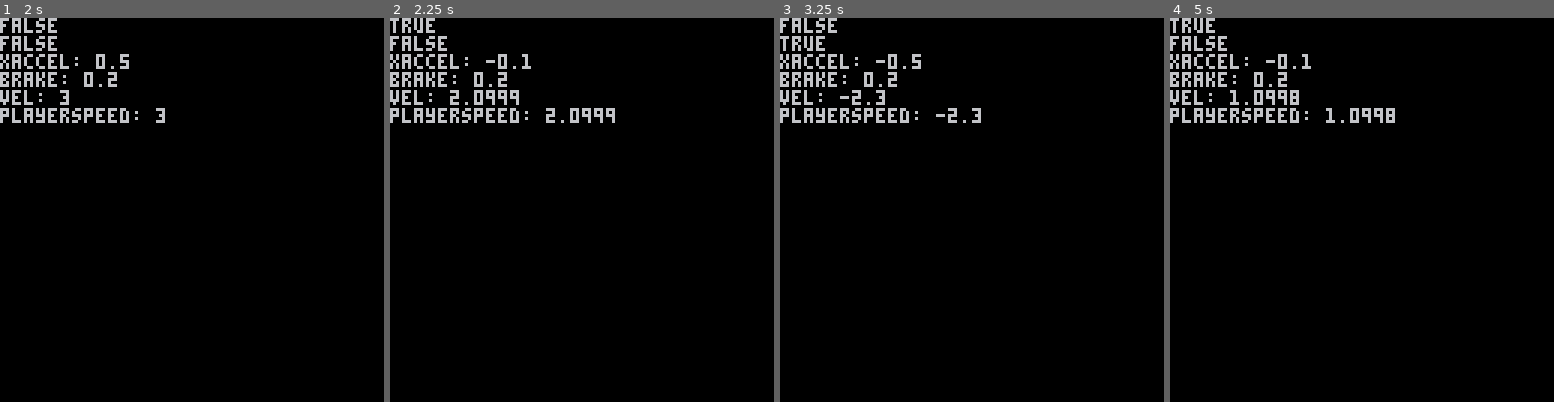
Above: before the commit, frames 1-4 (left to right).
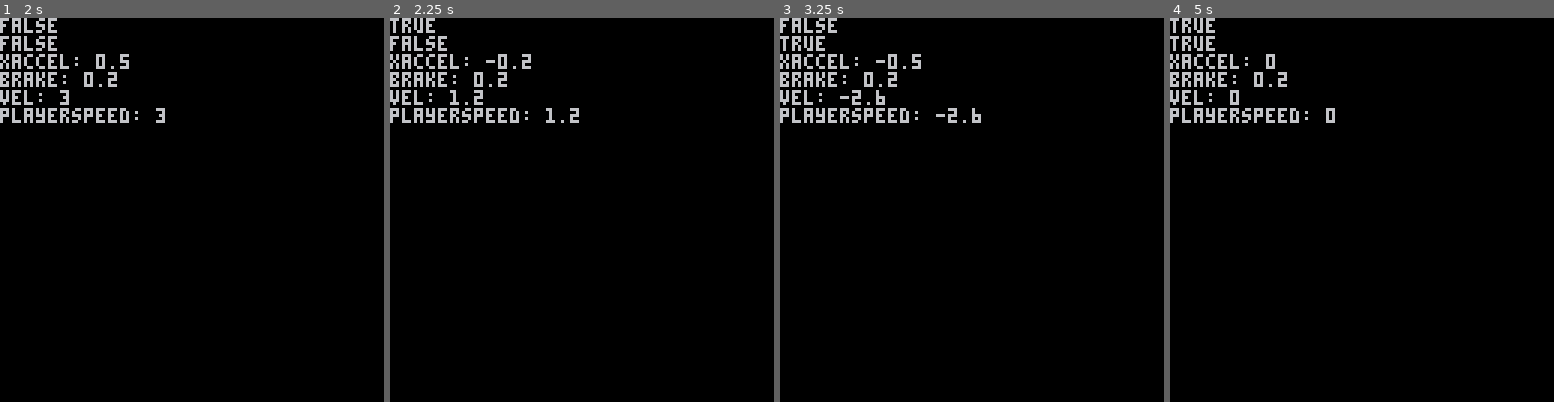
Above: after the commit, the same moments.

Repository: jloiterman/ld51_new
Game: PICO-8 cartridge ld51.p8
Two runs of this game, one before a commit and one after it. Both use one fixed random seed, a clock stepped at 60 frames per second and the inputs below.
Inputs:
- Up to frame 1 (2 s): hold Right from 1.6 s (still down)
- Up to frame 2 (2.25 s): release Right at 2.1 s
- Up to frame 3 (3.25 s): hold Right 2.47-3.03 s; hold Left from 3.08 s (still down)
- Up to frame 4 (5 s): release Left at 3.58 s; hold Right 4.02-4.68 s

Frame 1 is identical in both runs. In frame 2, 0.5% of the frame differs, in the area x 15-59%, y 9-28%; in frame 3, less than 0.1%; in frame 4, 1.0%, in the area x 0-59%, y 4-28%.

Commit message:
increase braking factor
since xthrust is 0.5, we need to multiply the value of the braking factor by 2 in order for the braking factor to equal the actual acceleration the player experiences

Diff:
--- a/ld51.p8
+++ b/ld51.p8
@@ -53,9 +53,9 @@
     if btn(0) and btn(1) then -- keep on keepin' on
     elseif not(btn(0)) and not(btn(1)) then -- coast to a stop
  	 	    if getplayerspeed()<0 then
- 	 	        accel=min(0.2,v_mag(p.vel))
+ 	 	        accel=2*min(0.2,v_mag(p.vel))
  	 	    elseif getplayerspeed()>0 then
- 	 	        accel=max(-0.2,-1*v_mag(p.vel))
+ 	 	        accel=2*max(-0.2,-1*v_mag(p.vel))
  	 	    end
     elseif btn(0) then -- try to go left
         accel=-1
